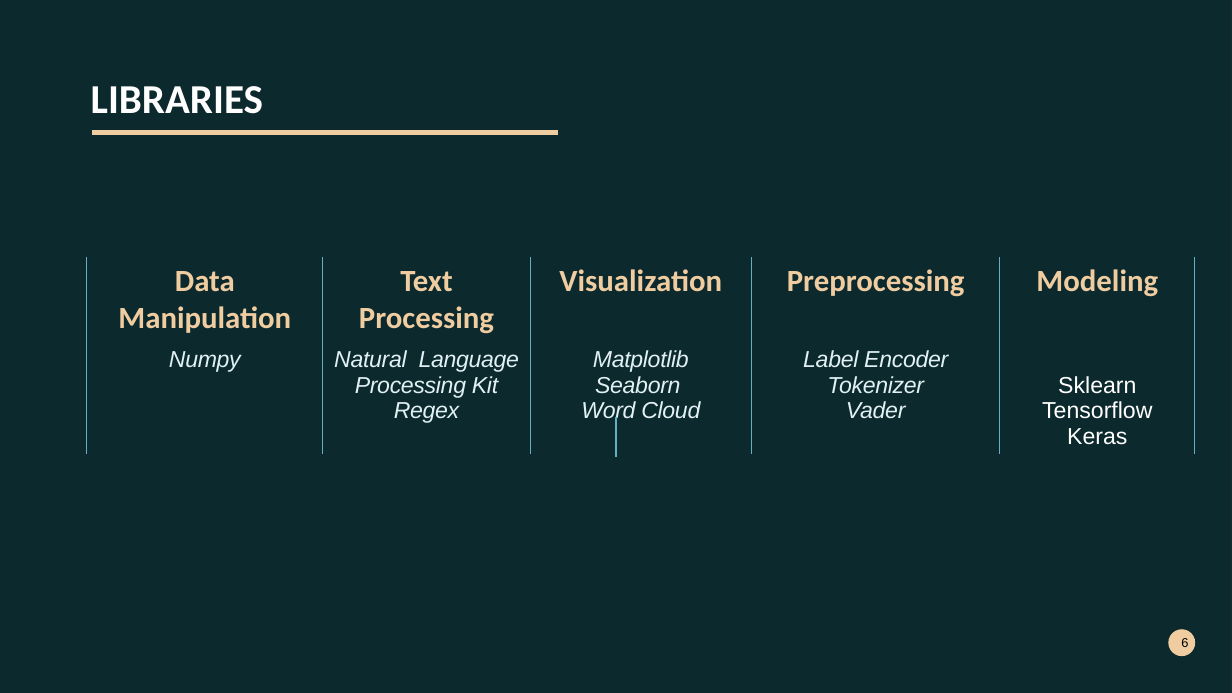
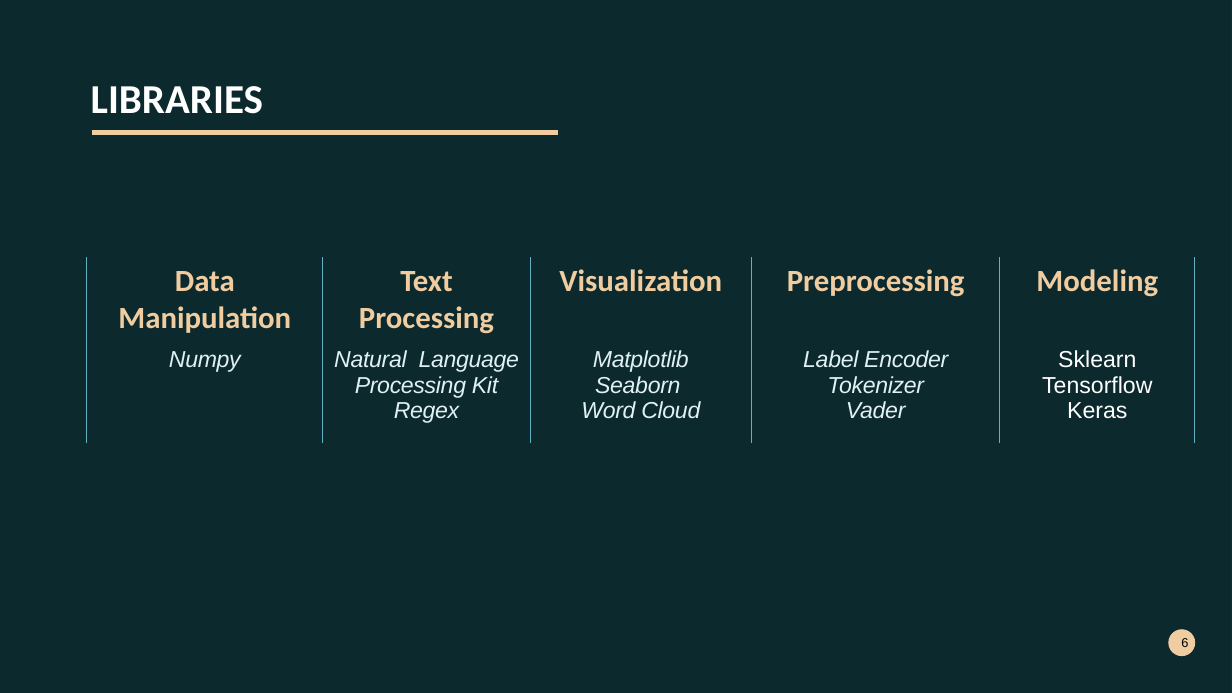
Before and after one commit to Sego-Mich/group_1_phase_4_project, a slide deck: slide 7 of SENTIMENT ANALYSIS.pptx (slide 6 before the commit). Drawn at 1232x693 pixels with LibreOffice and Linux fonts; fonts in the diff are those of the drawing; background and template pictures are left out; a plain dark background stands for a picture behind light text. Boxes give left, top, right and bottom in pixels: in the first picture for what was removed or moved away, otherwise in the second. Text is boxed around its words. In the diff, an @@ line names an element or a change of style, - is before the commit and + after.

```diff
--- a/SENTIMENT ANALYSIS.pptx
+++ b/SENTIMENT ANALYSIS.pptx
@@ table: place and size @@
-table at box(87, 257, 1196, 460)
+table at box(87, 257, 1196, 442)
@@ line removed from (616, 417) to (616, 457) @@
```
Also in this commit, not shown: 1 other slide changed, 1 slide added.
